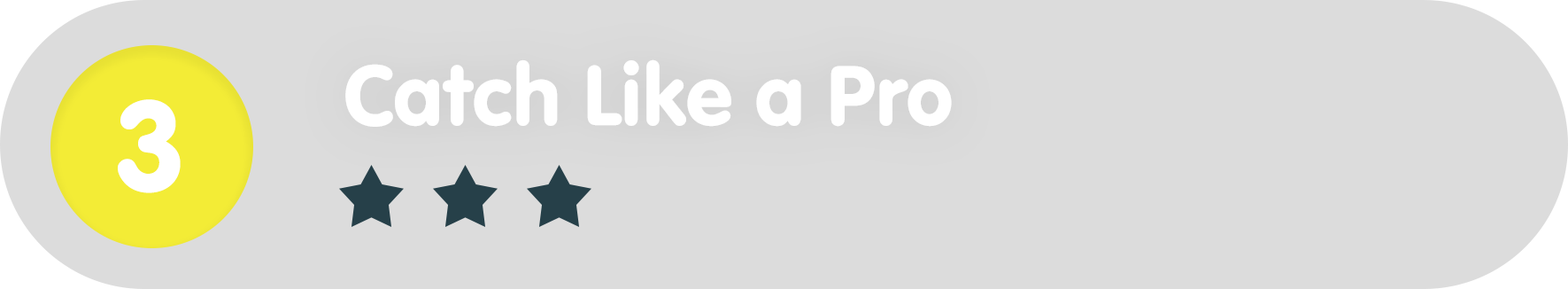
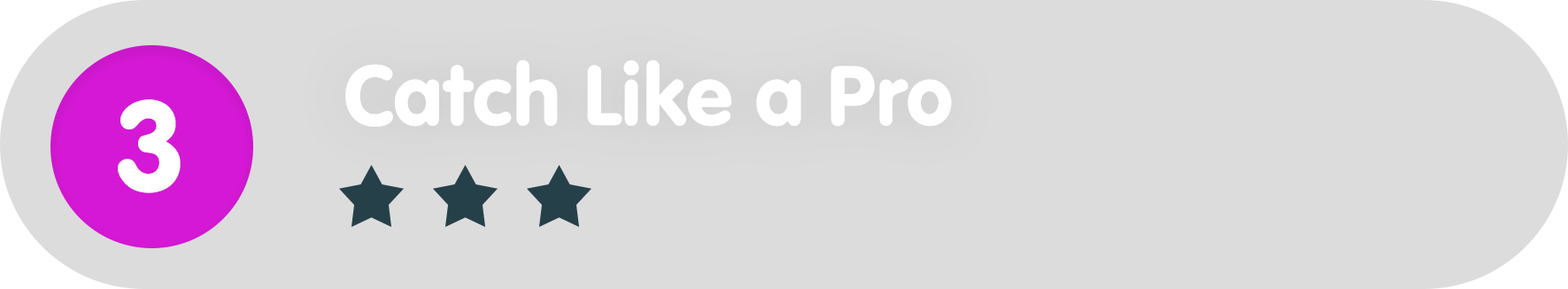
The second 1568 × 289 image is a revision of the first. Changes to its layers:
painted on "Ellipse_green" over [50, 45, 254, 248]
